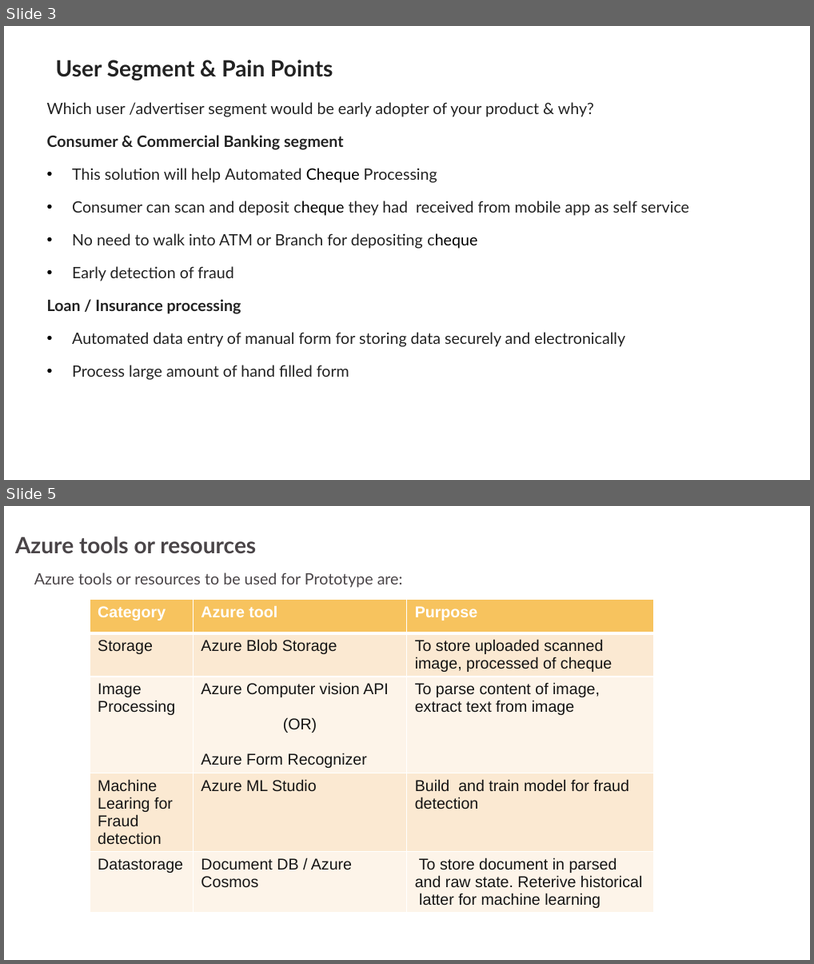
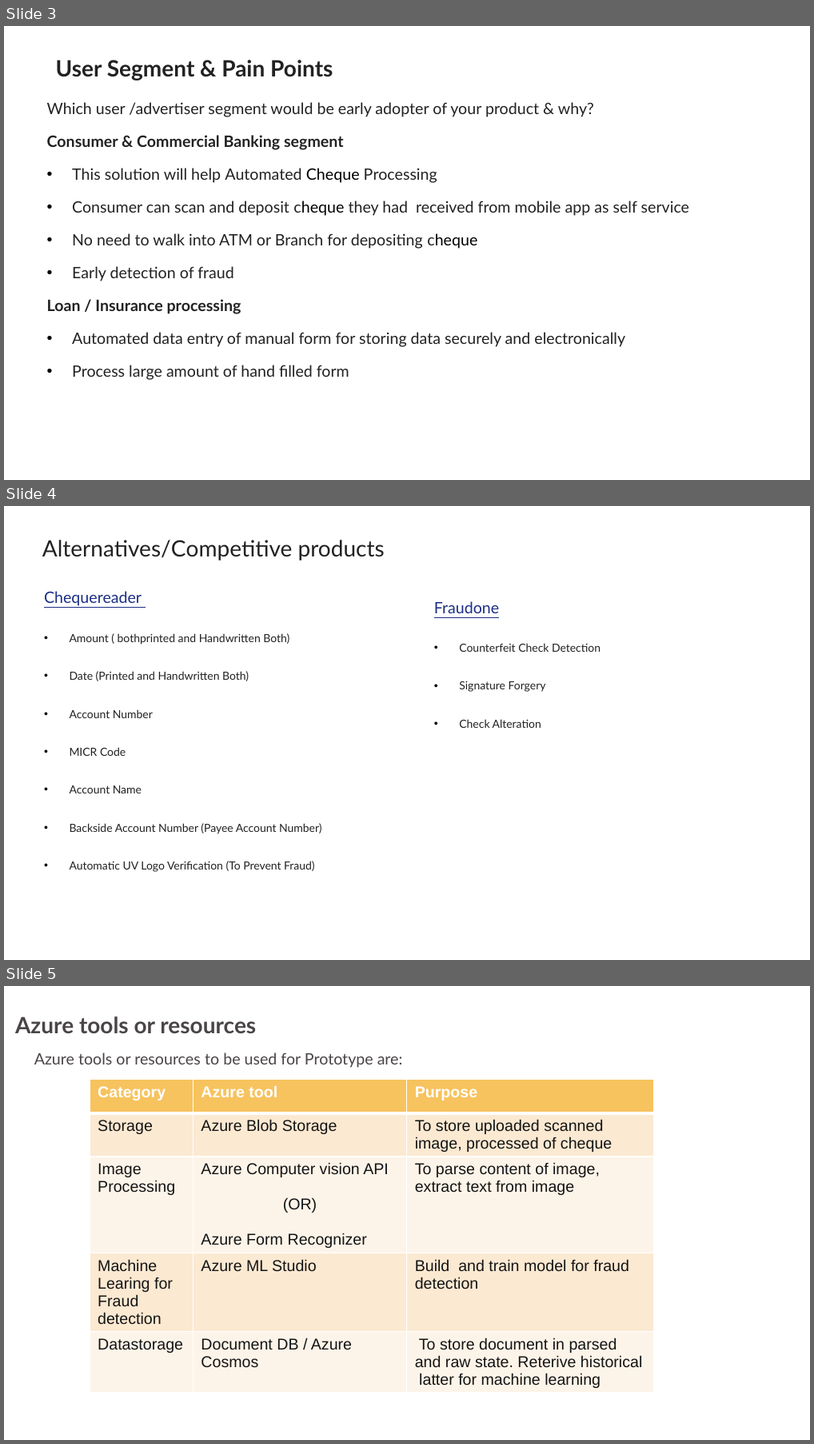
Before and after one commit to siva-tcs/TG-Auto-check, a slide deck: bob_automatedcheck_3GuysFromEdinburgh.pptx. Shown one above the other, each under a label of ours: slides 3 and 5 before the commit, slides 3, 4 and 5 after it; the slides between them are not shown. The pictures are 814x964 and 814x1444 pixels, drawn with LibreOffice and Linux fonts; fonts in the diff are those of the drawing; background and template pictures are left out. Boxes give left, top, right and bottom in pixels: in the first picture for what was removed or moved away, otherwise in the second. Text is boxed around its words. In the diff, an @@ line names an element or a change of style, - is before the commit and + after.

Commit message:
updated with competetive product

```diff
--- a/bob_automatedcheck_3GuysFromEdinburgh.pptx
+++ b/bob_automatedcheck_3GuysFromEdinburgh.pptx
@@ slide 4 added at (4, 506, 810, 960), background #FFFFFF; not listed: 2 template elements that a slide beside it also shows @@
@@ title added at (42, 540, 385, 560), 20 pt, text #222222 @@
+Alternatives/Competitive products
@@ text added at (44, 591, 322, 872), 10 pt, text #222222 @@
+Chequereader
+• Amount ( bothprinted and Handwritten Both)
+• Date (Printed and Handwritten Both)
+• Account Number
+• MICR Code
+• Account Name
+• Backside Account Number (Payee Account Number)
+• Automatic UV Logo Verification (To Prevent Fraud)
@@ text added at (434, 601, 601, 728), 10 pt, text #222222 @@
+Fraudone
+• Counterfeit Check Detection
+• Signature Forgery
+• Check Alteration
```
Also in this commit, not shown: 1 slide changed, 1 slide removed.
